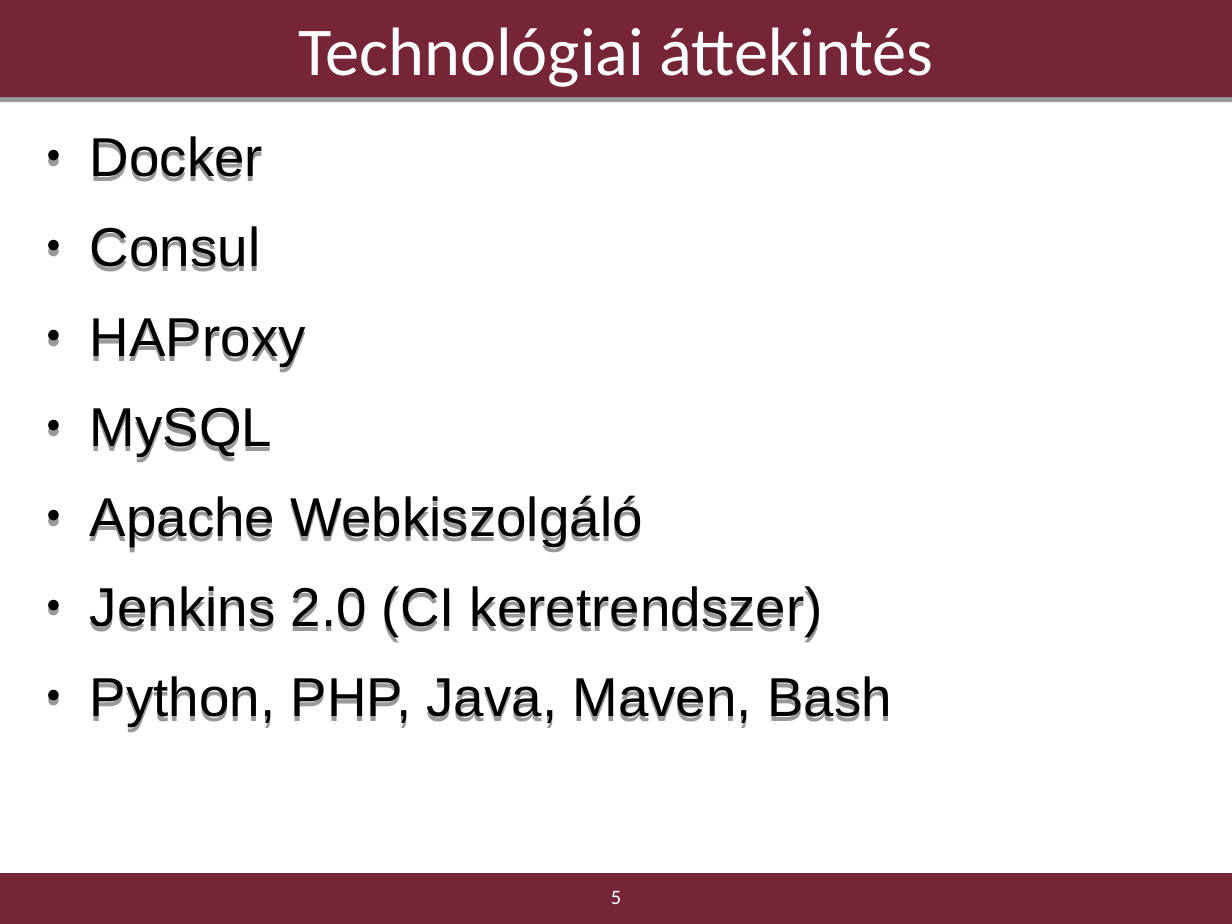
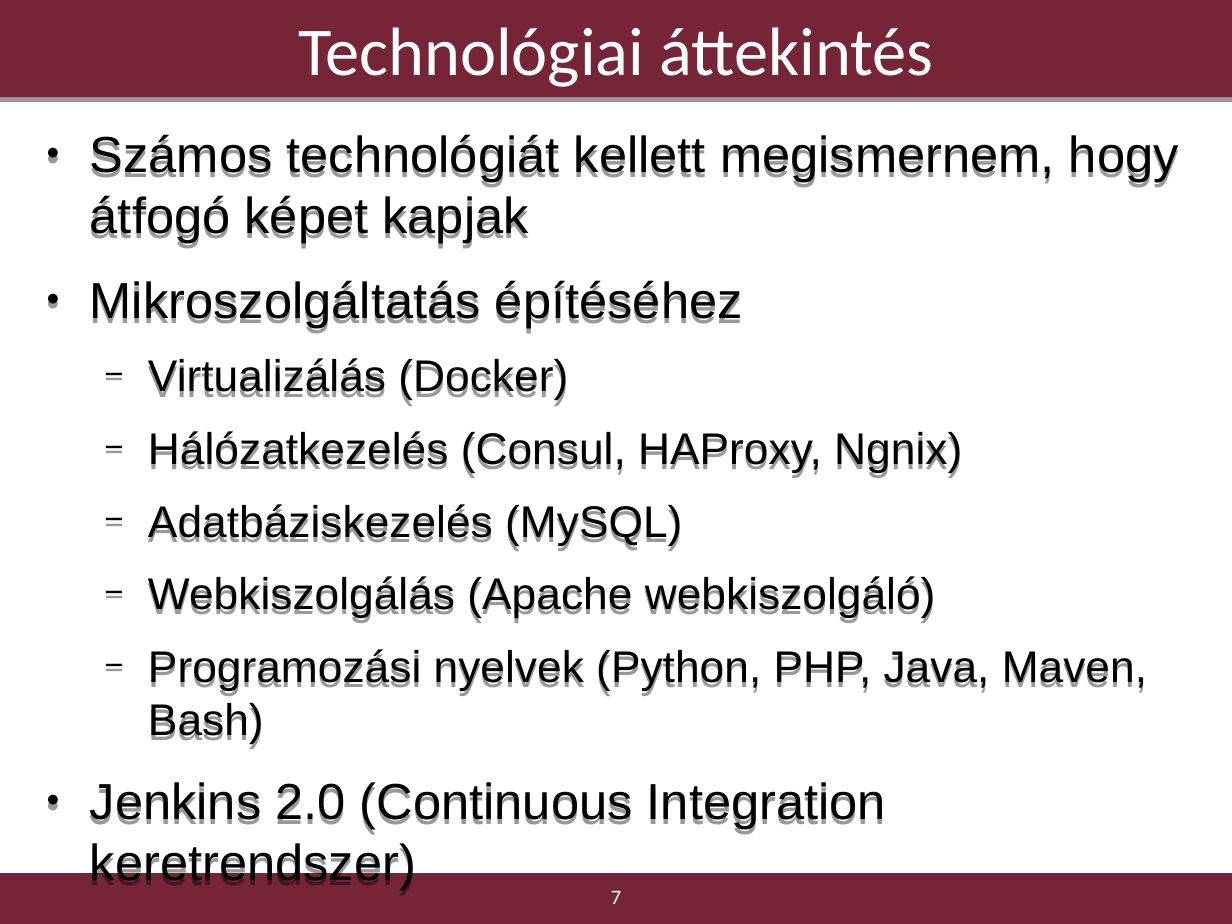
Before and after one commit to borlayda/dipterv2016-microservice, a slide deck: slide 7 of diplomaterv-cykkop.odp (slide 5 before the commit). Drawn at 1232x924 pixels with LibreOffice and Linux fonts; fonts in the diff are those of the drawing; background and template pictures are left out. Boxes give left, top, right and bottom in pixels: in the first picture for what was removed or moved away, otherwise in the second. Text is boxed around its words. In the diff, an @@ line names an element or a change of style, - is before the commit and + after.

```diff
--- a/diplomaterv-cykkop.odp
+++ b/diplomaterv-cykkop.odp
@@ text at (90,137,1179,890): text changed; size 32 to 25.9 pt @@
-● Docker
-● Consul
-● HAProxy
-● MySQL
-● Apache Webkiszolgáló
-● Jenkins 2.0 (CI keretrendszer)
-● Python, PHP, Java, Maven, Bash
+● Számos technológiát kellett megismernem, hogy átfogó képet kapjak
+● Mikroszolgáltatás építéséhez
+  − Virtualizálás (Docker)
+  − Hálózatkezelés (Consul, HAProxy, Ngnix)
+  − Adatbáziskezelés (MySQL)
+  − Webkiszolgálás (Apache webkiszolgáló)
+  − Programozási nyelvek (Python, PHP, Java, Maven, Bash)
+● Jenkins 2.0 (Continuous Integration keretrendszer)
@@ page number at (611,891,621,904): text changed @@
-5
+7
```
Also in this commit, not shown: 3 other slides changed, 8 slides added, 4 slides removed, 1 other file.
